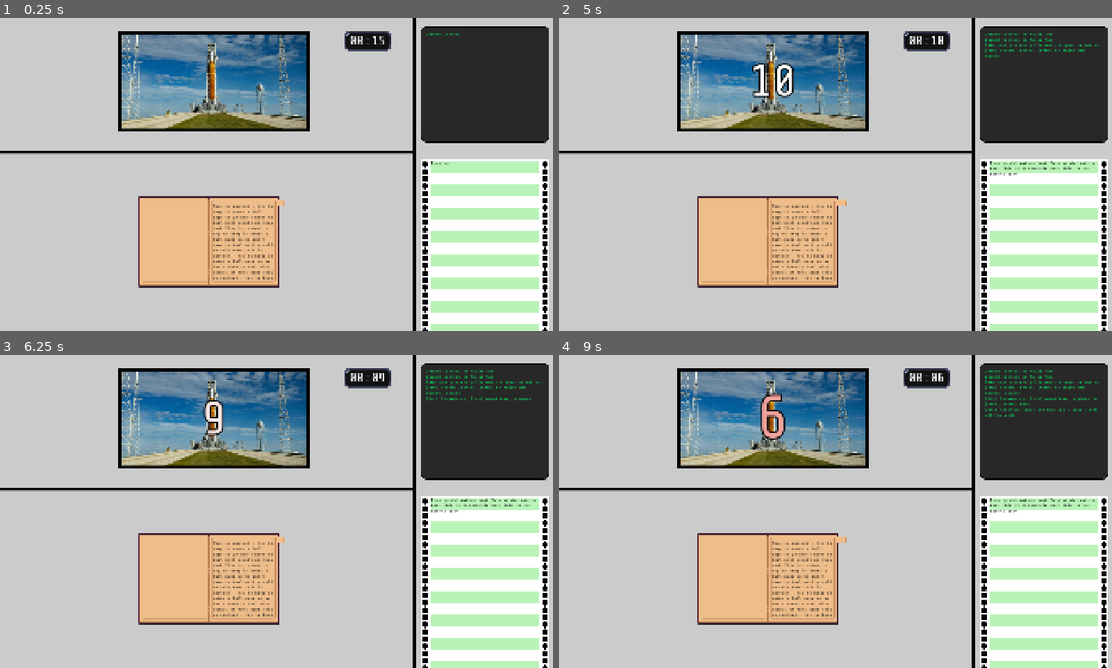
Above: before the commit, frames 1-4 (two rows, left to right).
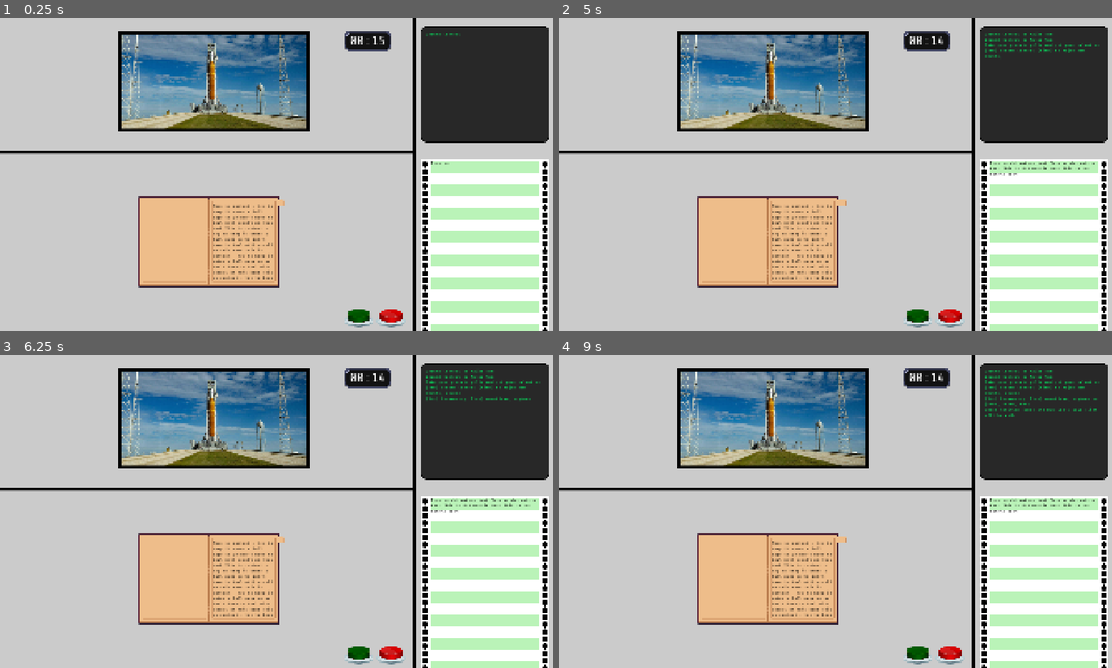
Above: after the commit, the same moments.

Repository: bukit3point0/gmtk2026
Game: Godot game, scene res://scenes/game_root.tscn
Same seed, same stepped clock (60 frames per second), same inputs: the game is played once before the commit and once after it.
Inputs (mouse positions are in pixels of both pictures, inside the frame that each line leads up to):
- Up to frame 1 (0.25 s): no input
- Up to frame 2 (5 s): click (841, 202) at 0.5 s; click (951, 318) at 1.27 s; click "Play Game" at 2 s; click "Play Game" at 2.75 s; click (918, 318) at 3.52 s; click (918, 318) at 4.27 s
- Up to frame 3 (6.25 s): click (282, 539) at 5 s; click (392, 655) at 5.77 s
- Up to frame 4 (9 s): click "Play Game" at 6.5 s; click (841, 539) at 7.25 s; click (918, 655) at 8.02 s; click (951, 655) at 8.77 s

The runs differ from the first frame. In frame 1, 0.4% of the frame differs, in the area x 62-74%, y 93-99%; in frame 2, 1.0%, in the area x 34-74%, y 5-99%; in frame 3, 0.7%; in frame 4, 0.9%.

Commit message:
mock buttons to stop launch timer, will add game logic when it exists

Diff:
--- a/scenes/background.tscn
+++ b/scenes/background.tscn
@@ -11,6 +11,9 @@
 [ext_resource type="Texture2D" uid="uid://bcxenai86xxb3" path="res://assets/images/clock.png" id="9_8efq7"]
 [ext_resource type="FontFile" uid="uid://bmf2rg5bx3vti" path="res://assets/fonts/ShareTechMono.ttf" id="10_8efq7"]
 [ext_resource type="Script" uid="uid://5srp6jc65v2g" path="res://scripts/launch_countdown.gd" id="10_da6cc"]
+[ext_resource type="Script" uid="uid://bqiy3hfjuutns" path="res://scripts/choice_buttons.gd" id="12_r2thq"]
+[ext_resource type="Texture2D" uid="uid://db8wwcpsbbigi" path="res://assets/mocks/green_button.png" id="12_td6w2"]
+[ext_resource type="Texture2D" uid="uid://bef1j7iyxvuyy" path="res://assets/mocks/red_button.png" id="13_r2thq"]
 
 [node name="Background" type="Node2D" unique_id=2126150908]
 
@@ -137,3 +140,26 @@
 text = "10"
 horizontal_alignment = 1
 vertical_alignment = 1
+
+[node name="ChoiceButtons" type="Node2D" parent="TextureRect" unique_id=1786030307]
+position = Vector2(10, 10)
+script = ExtResource("12_r2thq")
+
+[node name="HBoxContainer" type="HBoxContainer" parent="TextureRect/ChoiceButtons" unique_id=1483165118]
+offset_left = 1175.0
+offset_top = 988.0
+offset_right = 1409.0
+offset_bottom = 1064.0
+
+[node name="ConfirmButton" type="Button" parent="TextureRect/ChoiceButtons/HBoxContainer" unique_id=123232915]
+layout_mode = 2
+icon = ExtResource("12_td6w2")
+flat = true
+
+[node name="RejectButton" type="Button" parent="TextureRect/ChoiceButtons/HBoxContainer" unique_id=1698930841]
+layout_mode = 2
+icon = ExtResource("13_r2thq")
+flat = true
+
+[connection signal="pressed" from="TextureRect/ChoiceButtons/HBoxContainer/ConfirmButton" to="TextureRect/ChoiceButtons" method="_on_confirm_button_pressed"]
+[connection signal="pressed" from="TextureRect/ChoiceButtons/HBoxContainer/RejectButton" to="TextureRect/ChoiceButtons" method="_on_reject_button_pressed"]
--- /dev/null
+++ b/scripts/choice_buttons.gd
@@ -0,0 +1,15 @@
+extends Node2D
+
+var clock
+
+func _ready() -> void:
+	clock = get_parent().get_node("Clock")
+
+func _on_confirm_button_pressed() -> void:
+	stop_clock()
+
+func _on_reject_button_pressed() -> void:
+	stop_clock()
+
+func stop_clock() -> void:
+	clock.pause_countdown = true
--- a/scripts/clock.gd
+++ b/scripts/clock.gd
@@ -3,6 +3,8 @@
 var level_time = 15 # 5m in seconds as a default for now
 
 @onready var clock_time: RichTextLabel = $Sprite2D/MarginContainer/RichTextLabel
+
+var pause_countdown = false
 
 func _ready() -> void:
 	countdown()
@@ -11,15 +13,12 @@
 	var launch_countdown = get_parent().get_node("LaunchCountdown")
 	set_time_on_clock()
 	await get_tree().create_timer(1.0).timeout
-	while level_time > 0:
-		print("level_time", level_time)
+	while level_time > 0 and !pause_countdown:
 		level_time -= 1
 		set_time_on_clock()
+		if level_time <= 10:
+			launch_countdown.show_countdown_timer(level_time)
 		await get_tree().create_timer(1.0).timeout
-		print("level_time", level_time)
-		if level_time <= 11:
-			launch_countdown.show_countdown_timer(level_time - 1)
-		print(" ")
 
 func set_time_on_clock() -> void:
 	var minutes = int(floor(level_time / 60.0))
Binary file added: assets/mocks/green_button.png
Not shown, added: assets/mocks/green_button.png.import
Binary file added: assets/mocks/red_button.png
Not shown, added: assets/mocks/red_button.png.import
Not shown, added: scripts/choice_buttons.gd.uid
